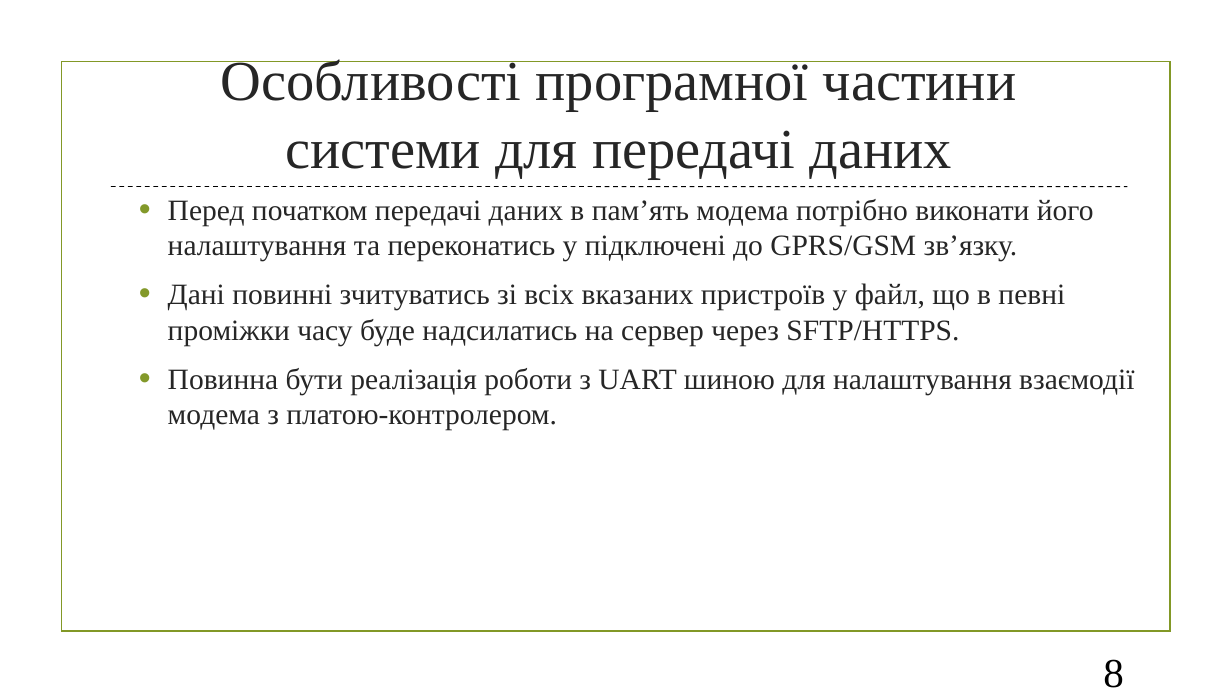
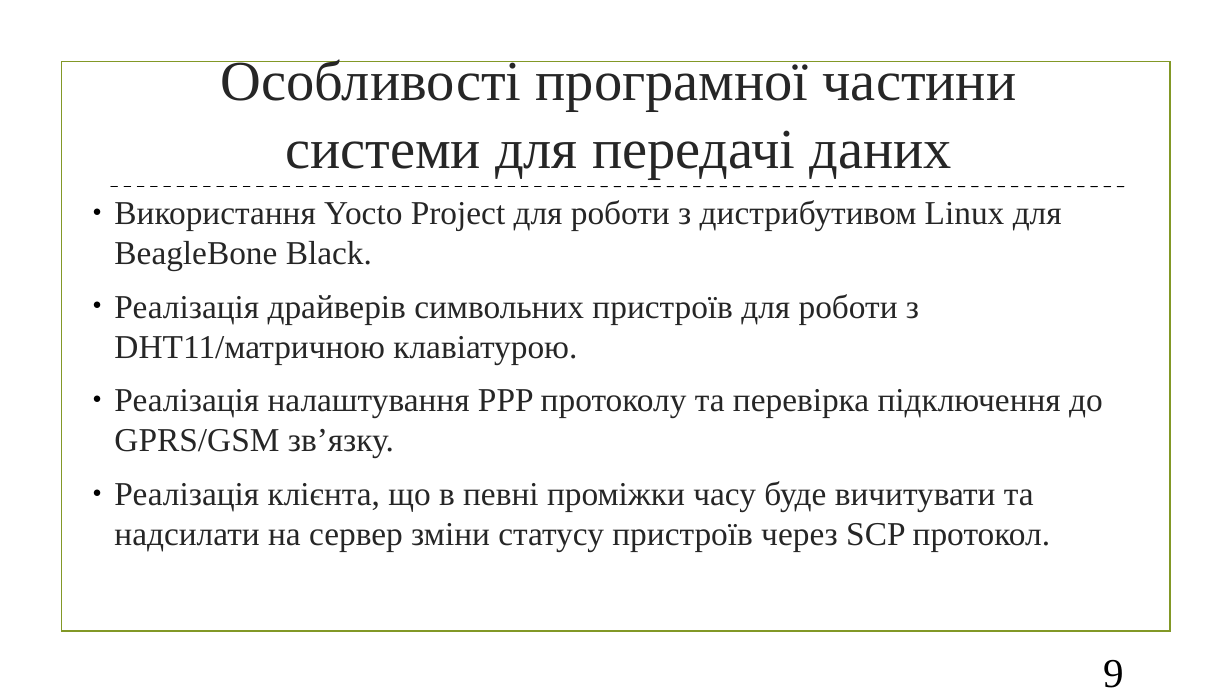
Before and after one commit to MykytaOpanyuk/AgrarInformer_diploma, a slide deck: slide 9 of presentation/Presentation_final_diploma.pptx (slide 8 before the commit). Drawn at 1232x693 pixels with LibreOffice and Linux fonts; fonts in the diff are those of the drawing; background and template pictures are left out. Boxes give left, top, right and bottom in pixels: in the first picture for what was removed or moved away, otherwise in the second. Text is boxed around its words. In the diff, an @@ line names an element or a change of style, - is before the commit and + after.

```diff
--- a/presentation/Presentation_final_diploma.pptx
+++ b/presentation/Presentation_final_diploma.pptx
@@ text at [114,200,1103,552]: text changed; size 23 to 26 pt @@
-  • Перед початком передачі даних в пам’ять модема потрібно виконати його налаштування та переконатись у підключені до GPRS/GSM зв’язку.
-  • Дані повинні зчитуватись зі всіх вказаних пристроїв у файл, що в певні проміжки часу буде надсилатись на сервер через SFTP/HTTPS.
-  • Повинна бути реалізація роботи з UART шиною для налаштування взаємодії модема з платою-контролером.
+● Використання Yocto Project для роботи з дистрибутивом Linux для BeagleBone Black.
+● Реалізація драйверів символьних пристроїв для роботи з DHT11/матричною клавіатурою.
+● Реалізація налаштування PPP протоколу та перевірка підключення до GPRS/GSM зв’язку.
+● Реалізація клієнта, що в певні проміжки часу буде вичитувати та надсилати на сервер зміни статусу пристроїв через SCP протокол.
@@ page number at [1103,660,1124,688]: text changed @@
-8
+9
```
Also in this commit, not shown: 10 other slides changed, 2 slides added, 2 slides removed, 6 other files.
